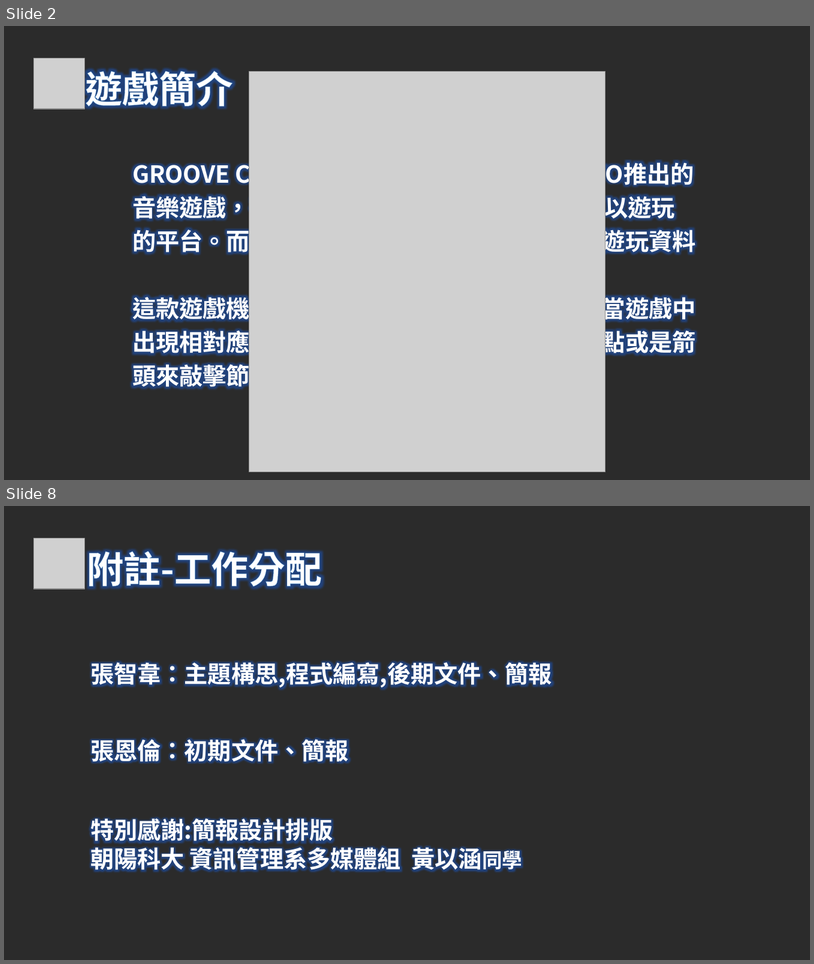
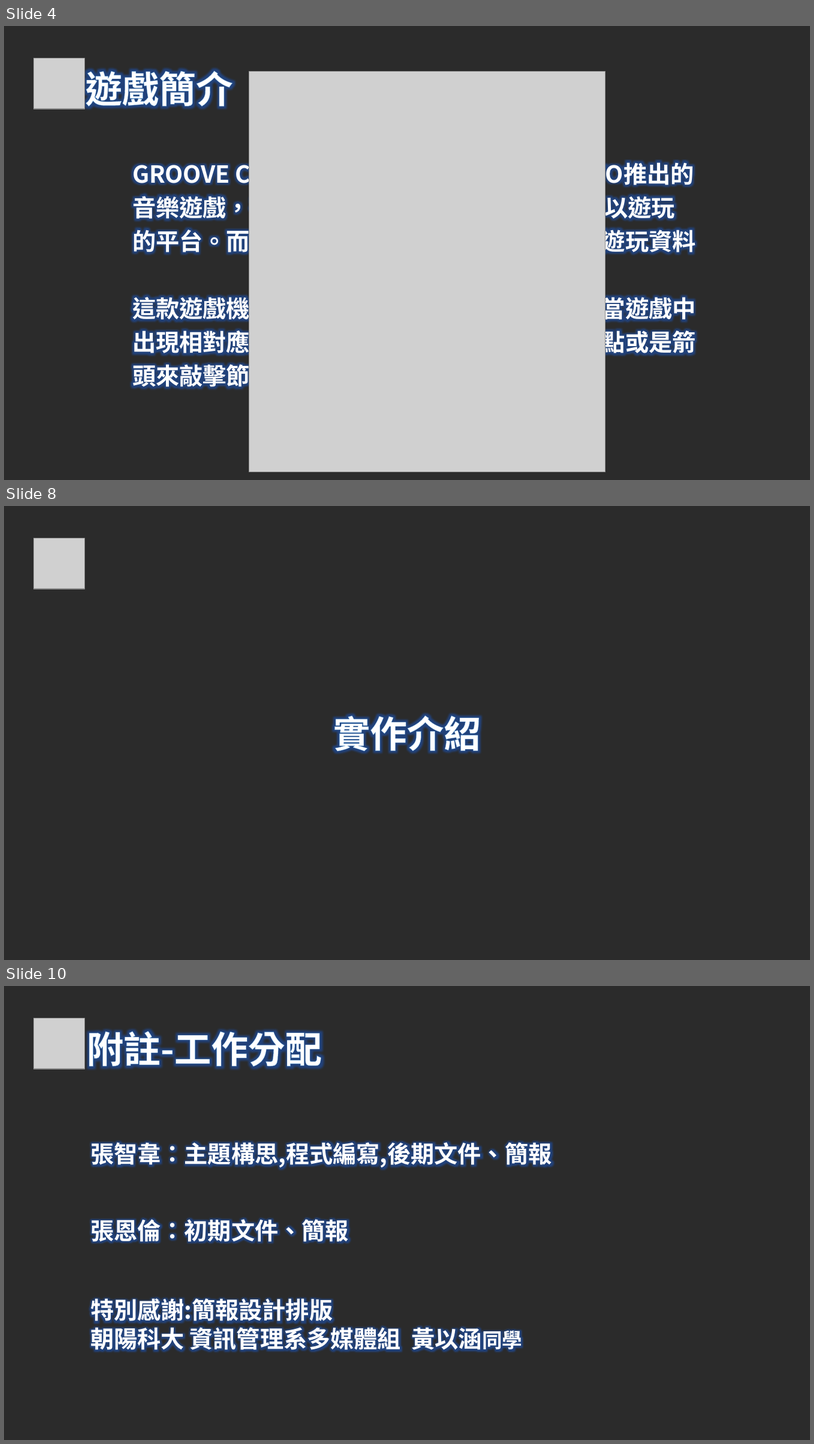
Before and after one commit to DJSBTimTW/DJSBTimTW-python_selenium, a slide deck: GC遊戲後台分析爬蟲 (1).pptx. Shown one above the other, each under a label of ours: slides 2 and 8 before the commit, slides 4, 8 and 10 after it; the slides between them are not shown. The pictures are 814x964 and 814x1444 pixels, drawn with LibreOffice and Linux fonts; fonts in the diff are those of the drawing; grey boxes stand for pictures; background and template pictures are left out; a plain dark background stands for a picture behind light text. Boxes give left, top, right and bottom in pixels: in the first picture for what was removed or moved away, otherwise in the second. Text is boxed around its words. In the diff, an @@ line names an element or a change of style, - is before the commit and + after.

```diff
--- a/GC遊戲後台分析爬蟲 (1).pptx
+++ b/GC遊戲後台分析爬蟲 (1).pptx
@@ slide 8 added at (x1=4, y1=506, x2=810, y2=960), background picture (left out) @@
@@ picture added at (x1=33, y1=538, x2=84, y2=589) @@
@@ text added at (x1=333, y1=709, x2=481, y2=757), 44 pt, text #FFFFFF, bold @@
+實作介紹
@@ what was slide 2 is now slide 4 @@
@@ what was slide 8 is now slide 10 @@
```
Also in this commit, not shown: 5 slides changed, 4 other slides added, 3 slides removed, 1 other file.
